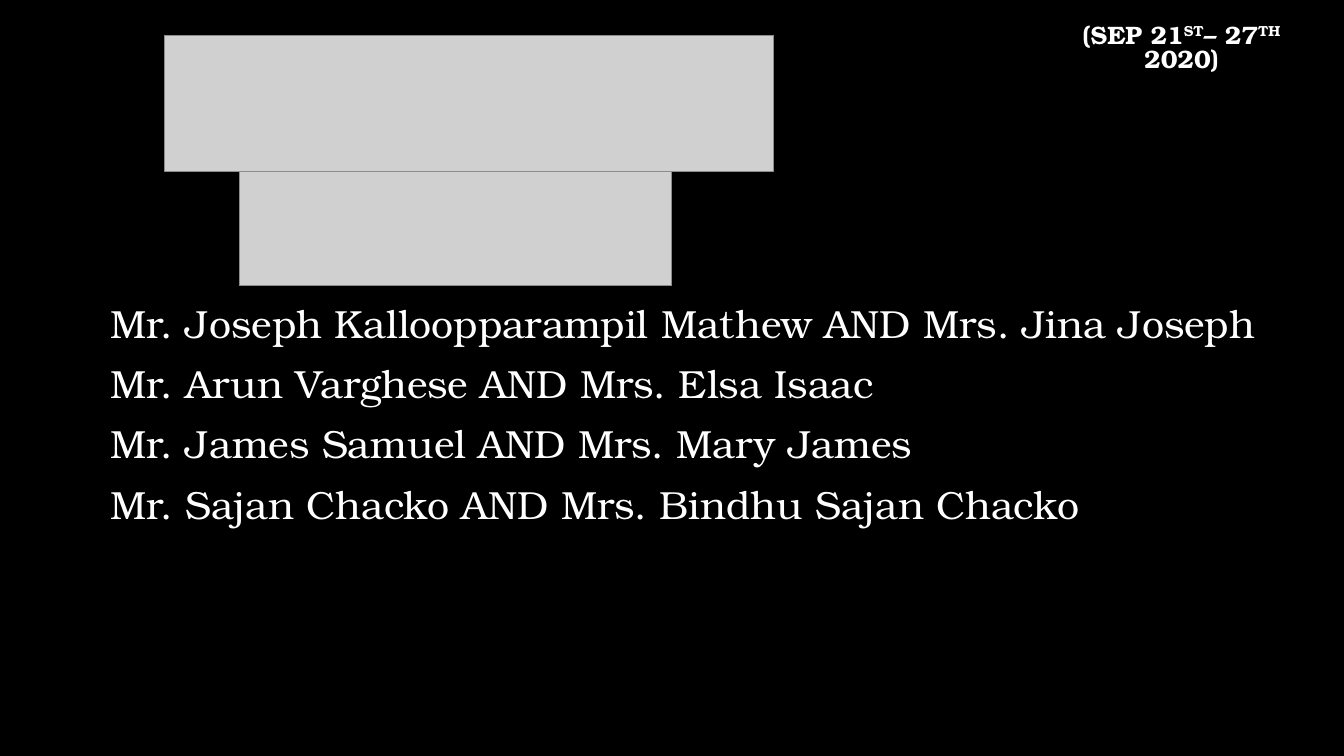
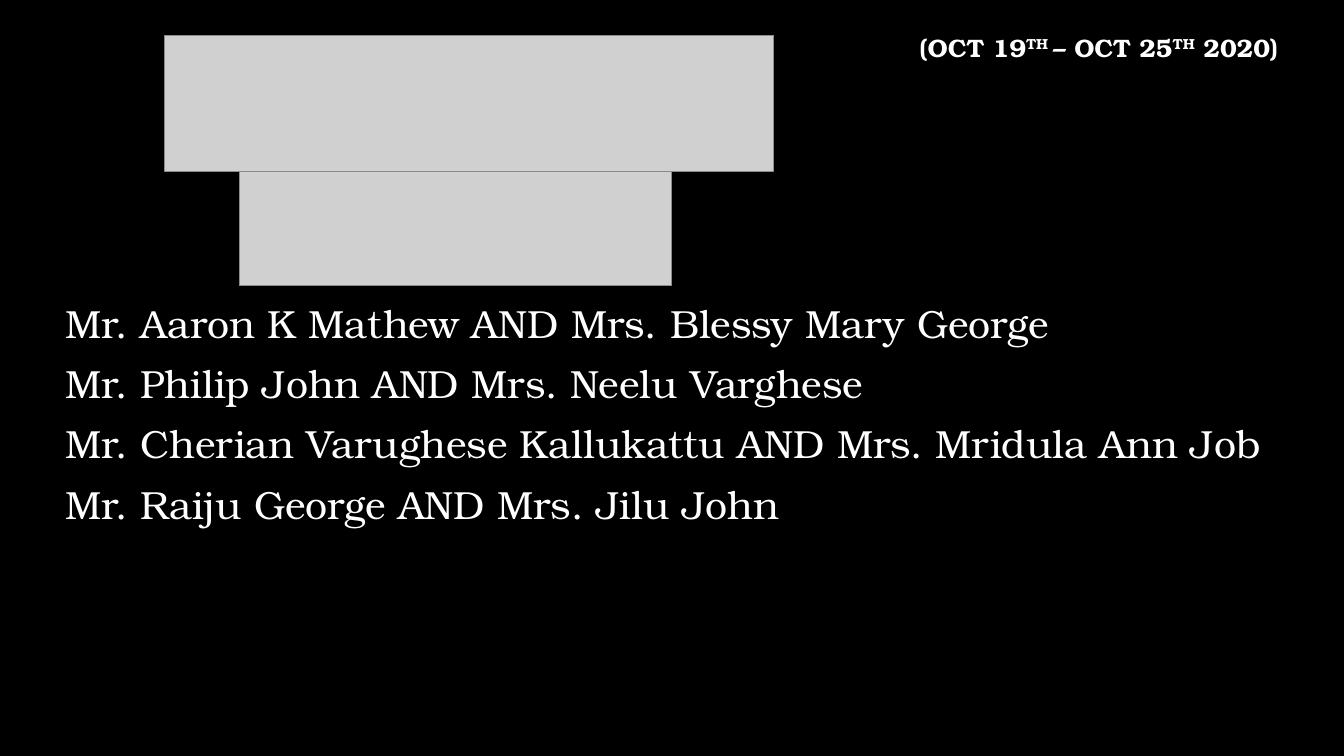
Before and after one commit to stoscsg/openlp-data, a slide deck: slide 2 of stosc_services/PPT/Birthday & Anniversaries.pptx. Drawn at 1344x756 pixels with LibreOffice and Linux fonts; fonts in the diff are those of the drawing; grey boxes stand for pictures; background and template pictures are left out. Boxes give left, top, right and bottom in pixels: in the first picture for what was removed or moved away, otherwise in the second. Text is boxed around its words. In the diff, an @@ line names an element or a change of style, - is before the commit and + after.

```diff
--- a/stosc_services/PPT/Birthday & Anniversaries.pptx
+++ b/stosc_services/PPT/Birthday & Anniversaries.pptx
@@ text at (920, 38, 1278, 61): text changed @@
-(SEP 21ST– 27TH 2020)
+(OCT 19TH – OCT 25TH 2020)
@@ text at (65, 310, 1261, 528): text changed @@
-Mr. Joseph Kalloopparampil Mathew AND Mrs. Jina Joseph
-Mr. Arun Varghese AND Mrs. Elsa Isaac
-Mr. James Samuel AND Mrs. Mary James
-Mr. Sajan Chacko AND Mrs. Bindhu Sajan Chacko
+Mr. Aaron K Mathew AND Mrs. Blessy Mary George
+Mr. Philip John AND Mrs. Neelu Varghese
+Mr. Cherian Varughese Kallukattu AND Mrs. Mridula Ann Job
+Mr. Raiju George AND Mrs. Jilu John
```
Also in this commit, not shown: 1 other slide changed, 4 other files.
